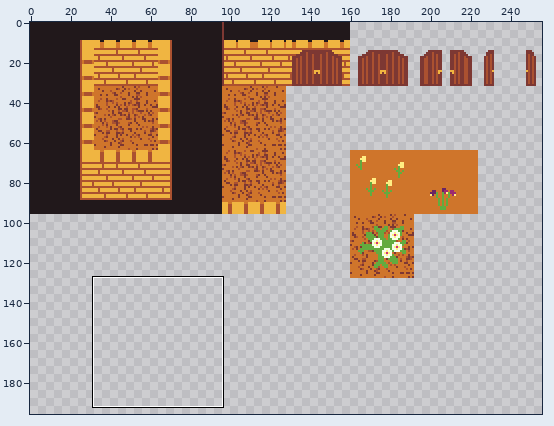
One commit to this pixel-art file: sprites/tilemap.aseprite. The first picture is a wide view before the edit; the outline marks the close-up.
Close-up. Before:
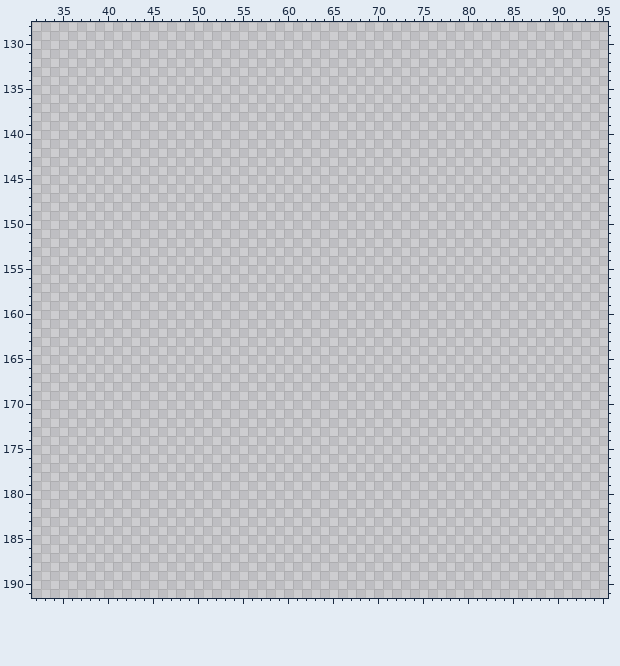
256x256 pixels, 1 frame. Shown: x 32..95, y 128..191. The wide view leaves out empty margins.
Palette (. is transparent): 
Pixels before (only the part around the change), first column x 32:
128 ................................................................
129 ................................................................
130 ................................................................
131 ................................................................
132 ................................................................
133 ................................................................
134 ................................................................
135 ................................................................
136 ................................................................
137 ................................................................
138 ................................................................
139 ................................................................
140 ................................................................
141 ................................................................
142 ................................................................
143 ................................................................
144 ................................................................
145 ................................................................
146 ................................................................
147 ................................................................
148 ................................................................
149 ................................................................
150 ................................................................
151 ................................................................
152 ................................................................
153 ................................................................
154 ................................................................
155 ................................................................
156 ................................................................
157 ................................................................
158 ................................................................
159 ................................................................
160 ................................................................
161 ................................................................
162 ................................................................
163 ................................................................
164 ................................................................
165 ................................................................
166 ................................................................
167 ................................................................
168 ................................................................
169 ................................................................
170 ................................................................
171 ................................................................
172 ................................................................
173 ................................................................
174 ................................................................
175 ................................................................
176 ................................................................
177 ................................................................
178 ................................................................
179 ................................................................
180 ................................................................
181 ................................................................
182 ................................................................
183 ................................................................
184 ................................................................
185 ................................................................
186 ................................................................
187 ................................................................
188 ................................................................
189 ................................................................
190 ................................................................
191 ................................................................
New version:
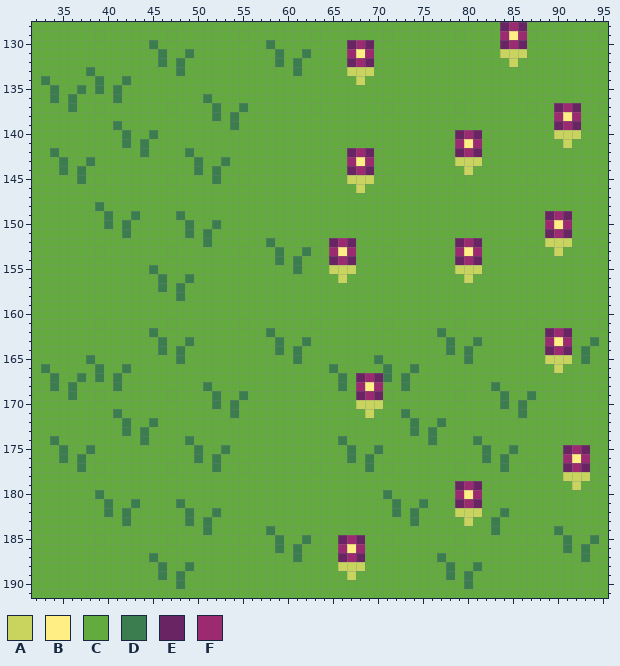
Colours new in this view: A #c8d45d  B #ffee83  C #63ab3f  D #3b7d4f  E #692464  F #9c2a70
Message: added grass tiles
From old to new:
Changed rows in their new state; - is an unchanged pixel.
first column x 32:
128 CCCCCCCCCCCCCCCCCCCCCCCCCCCCCCCCCCCCCCCCCCCCCCCCCCCCEFECCCCCCCCC
129 CCCCCCCCCCCCCCCCCCCCCCCCCCCCCCCCCCCCCCCCCCCCCCCCCCCCFBFCCCCCCCCC
130 CCCCCCCCCCCCCDCCCCCCCCCCCCDCCCCCCCCEFECCCCCCCCCCCCCCEFECCCCCCCCC
131 CCCCCCCCCCCCCCDCCDCCCCCCCCCDCCDCCCCFBFCCCCCCCCCCCCCCAAACCCCCCCCC
132 CCCCCCCCCCCCCCDCDCCCCCCCCCCDCDCCCCCEFECCCCCCCCCCCCCCCACCCCCCCCCC
133 CCCCCCDCCCCCCCCCDCCCCCCCCCCCCDCCCCCAAACCCCCCCCCCCCCCCCCCCCCCCCCC
134 CDCCCCCDCCDCCCCCCCCCCCCCCCCCCCCCCCCCACCCCCCCCCCCCCCCCCCCCCCCCCCC
135 CCDCCDCDCDCCCCCCCCCCCCCCCCCCCCCCCCCCCCCCCCCCCCCCCCCCCCCCCCCCCCCC
136 CCDCDCCCCDCCCCCCCCCDCCCCCCCCCCCCCCCCCCCCCCCCCCCCCCCCCCCCCCCCCCCC
137 CCCCDCCCCCCCCCCCCCCCDCCDCCCCCCCCCCCCCCCCCCCCCCCCCCCCCCCCCCEFECCC
138 CCCCCCCCCCCCCCCCCCCCDCDCCCCCCCCCCCCCCCCCCCCCCCCCCCCCCCCCCCFBFCCC
139 CCCCCCCCCDCCCCCCCCCCCCDCCCCCCCCCCCCCCCCCCCCCCCCCCCCCCCCCCCEFECCC
140 CCCCCCCCCCDCCDCCCCCCCCCCCCCCCCCCCCCCCCCCCCCCCCCEFECCCCCCCCAAACCC
141 CCCCCCCCCCDCDCCCCCCCCCCCCCCCCCCCCCCCCCCCCCCCCCCFBFCCCCCCCCCACCCC
142 CCDCCCCCCCCCDCCCCDCCCCCCCCCCCCCCCCCEFECCCCCCCCCEFECCCCCCCCCCCCCC
143 CCCDCCDCCCCCCCCCCCDCCDCCCCCCCCCCCCCFBFCCCCCCCCCAAACCCCCCCCCCCCCC
144 CCCDCDCCCCCCCCCCCCDCDCCCCCCCCCCCCCCEFECCCCCCCCCCACCCCCCCCCCCCCCC
145 CCCCCDCCCCCCCCCCCCCCDCCCCCCCCCCCCCCAAACCCCCCCCCCCCCCCCCCCCCCCCCC
146 CCCCCCCCCCCCCCCCCCCCCCCCCCCCCCCCCCCCACCCCCCCCCCCCCCCCCCCCCCCCCCC
147 CCCCCCCCCCCCCCCCCCCCCCCCCCCCCCCCCCCCCCCCCCCCCCCCCCCCCCCCCCCCCCCC
148 CCCCCCCDCCCCCCCCCCCCCCCCCCCCCCCCCCCCCCCCCCCCCCCCCCCCCCCCCCCCCCCC
149 CCCCCCCCDCCDCCCCDCCCCCCCCCCCCCCCCCCCCCCCCCCCCCCCCCCCCCCCCEFECCCC
150 CCCCCCCCDCDCCCCCCDCCDCCCCCCCCCCCCCCCCCCCCCCCCCCCCCCCCCCCCFBFCCCC
151 CCCCCCCCCCDCCCCCCDCDCCCCCCCCCCCCCCCCCCCCCCCCCCCCCCCCCCCCCEFECCCC
152 CCCCCCCCCCCCCCCCCCCDCCCCCCDCCCCCCEFECCCCCCCCCCCEFECCCCCCCAAACCCC
153 CCCCCCCCCCCCCCCCCCCCCCCCCCCDCCDCCFBFCCCCCCCCCCCFBFCCCCCCCCACCCCC
154 CCCCCCCCCCCCCCCCCCCCCCCCCCCDCDCCCEFECCCCCCCCCCCEFECCCCCCCCCCCCCC
155 CCCCCCCCCCCCCDCCCCCCCCCCCCCCCDCCCAAACCCCCCCCCCCAAACCCCCCCCCCCCCC
156 CCCCCCCCCCCCCCDCCDCCCCCCCCCCCCCCCCACCCCCCCCCCCCCACCCCCCCCCCCCCCC
157 CCCCCCCCCCCCCCDCDCCCCCCCCCCCCCCCCCCCCCCCCCCCCCCCCCCCCCCCCCCCCCCC
158 CCCCCCCCCCCCCCCCDCCCCCCCCCCCCCCCCCCCCCCCCCCCCCCCCCCCCCCCCCCCCCCC
159 CCCCCCCCCCCCCCCCCCCCCCCCCCCCCCCCCCCCCCCCCCCCCCCCCCCCCCCCCCCCCCCC
160 CCCCCCCCCCCCCCCCCCCCCCCCCCCCCCCCCCCCCCCCCCCCCCCCCCCCCCCCCCCCCCCC
161 CCCCCCCCCCCCCCCCCCCCCCCCCCCCCCCCCCCCCCCCCCCCCCCCCCCCCCCCCCCCCCCC
162 CCCCCCCCCCCCCDCCCCCCCCCCCCDCCCCCCCCCCCCCCCCCCDCCCCCCCCCCCEFECCCC
163 CCCCCCCCCCCCCCDCCDCCCCCCCCCDCCDCCCCCCCCCCCCCCCDCCDCCCCCCCFBFCCDC
164 CCCCCCCCCCCCCCDCDCCCCCCCCCCDCDCCCCCCCCCCCCCCCCDCDCCCCCCCCEFECDCC
165 CCCCCCDCCCCCCCCCDCCCCCCCCCCCCDCCCCCCCCDCCCCCCCCCDCCCCCCCCAAACDCC
166 CDCCCCCDCCDCCCCCCCCCCCCCCCCCCCCCCDCCCCCDCCDCCCCCCCCCCCCCCCACCCCC
167 CCDCCDCDCDCCCCCCCCCCCCCCCCCCCCCCCCDCEFEDCDCCCCCCCCCCCCCCCCCCCCCC
168 CCDCDCCCCDCCCCCCCCCDCCCCCCCCCCCCCCDCFBFCCDCCCCCCCCCDCCCCCCCCCCCC
169 CCCCDCCCCCCCCCCCCCCCDCCDCCCCCCCCCCCCEFECCCCCCCCCCCCCDCCDCCCCCCCC
170 CCCCCCCCCCCCCCCCCCCCDCDCCCCCCCCCCCCCAAACCCCCCCCCCCCCDCDCCCCCCCCC
171 CCCCCCCCCDCCCCCCCCCCCCDCCCCCCCCCCCCCCACCCDCCCCCCCCCCCCDCCCCCCCCC
172 CCCCCCCCCCDCCDCCCCCCCCCCCCCCCCCCCCCCCCCCCCDCCDCCCCCCCCCCCCCCCCCC
173 CCCCCCCCCCDCDCCCCCCCCCCCCCCCCCCCCCCCCCCCCCDCDCCCCCCCCCCCCCCCCCCC
174 CCDCCCCCCCCCDCCCCDCCCCCCCCCCCCCCCCDCCCCCCCCCDCCCCDCCCCCCCCCCCCCC
175 CCCDCCDCCCCCCCCCCCDCCDCCCCCCCCCCCCCDCCDCCCCCCCCCCCDCCDCCCCCEFECC
176 CCCDCDCCCCCCCCCCCCDCDCCCCCCCCCCCCCCDCDCCCCCCCCCCCCDCDCCCCCCFBFCC
177 CCCCCDCCCCCCCCCCCCCCDCCCCCCCCCCCCCCCCDCCCCCCCCCCCCCCDCCCCCCEFECC
178 CCCCCCCCCCCCCCCCCCCCCCCCCCCCCCCCCCCCCCCCCCCCCCCCCCCCCCCCCCCAAACC
179 CCCCCCCCCCCCCCCCCCCCCCCCCCCCCCCCCCCCCCCCCCCCCCCEFECCCCCCCCCCACCC
180 CCCCCCCDCCCCCCCCCCCCCCCCCCCCCCCCCCCCCCCDCCCCCCCFBFCCCCCCCCCCCCCC
181 CCCCCCCCDCCDCCCCDCCCCCCCCCCCCCCCCCCCCCCCDCCDCCCEFECCCCCCCCCCCCCC
182 CCCCCCCCDCDCCCCCCDCCDCCCCCCCCCCCCCCCCCCCDCDCCCCAAACCDCCCCCCCCCCC
183 CCCCCCCCCCDCCCCCCDCDCCCCCCCCCCCCCCCCCCCCCCDCCCCCACCDCCCCCCCCCCCC
184 CCCCCCCCCCCCCCCCCCCDCCCCCCDCCCCCCCCCCCCCCCCCCCCCCCCDCCCCCCDCCCCC
185 CCCCCCCCCCCCCCCCCCCCCCCCCCCDCCDCCCEFECCCCCCCCCCCCCCCCCCCCCCDCCDC
186 CCCCCCCCCCCCCCCCCCCCCCCCCCCDCDCCCCFBFCCCCCCCCCCCCCCCCCCCCCCDCDCC
187 CCCCCCCCCCCCCDCCCCCCCCCCCCCCCDCCCCEFECCCCCCCCDCCCCCCCCCCCCCCCDCC
188 CCCCCCCCCCCCCCDCCDCCCCCCCCCCCCCCCCAAACCCCCCCCCDCCDCCCCCCCCCCCCCC
189 CCCCCCCCCCCCCCDCDCCCCCCCCCCCCCCCCCCACCCCCCCCCCDCDCCCCCCCCCCCCCCC
190 CCCCCCCCCCCCCCCCDCCCCCCCCCCCCCCCCCCCCCCCCCCCCCCCDCCCCCCCCCCCCCCC
191 CCCCCCCCCCCCCCCCCCCCCCCCCCCCCCCCCCCCCCCCCCCCCCCCCCCCCCCCCCCCCCCC
Changed places in both close-ups, as pixel boxes (x1, y1, x2, y2):
added: (32, 22, 608, 598)
